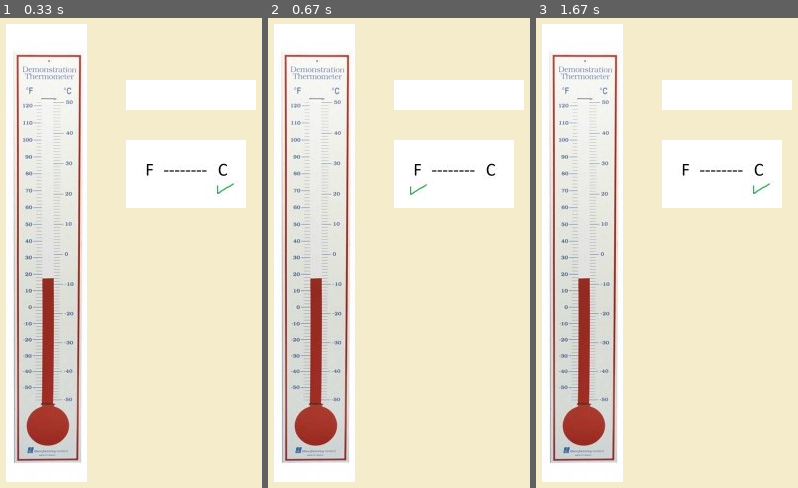
Above: before the commit, frames 1-3 (left to right).
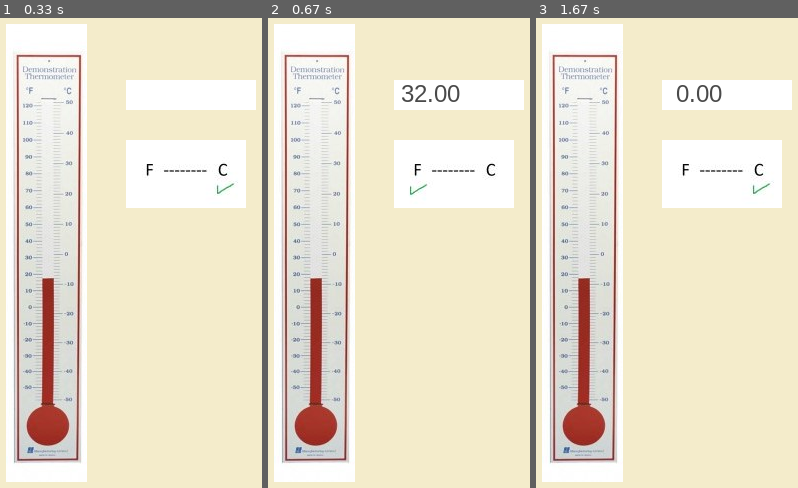
Above: after the commit, the same moments.

Repository: marcosmarkitos/Term-metroPygame
Game: pygame game, started from main.py
Same seed, same stepped clock (60 frames per second), same inputs: the game is played once before the commit and once after it.
Inputs (mouse positions are in pixels of both pictures, inside the frame that each line leads up to):
- Up to frame 1 (0.33 s): no input
- Up to frame 2 (0.67 s): click (383, 267) at 0.38 s
- Up to frame 3 (1.67 s): click (653, 300) at 0.72 s; click (551, 182) at 1.05 s; click (769, 459) at 1.38 s

Frame 1 is identical in both runs. In frame 2, 0.3% of the frame differs, in the area x 51-74%, y 14-18%; in frame 3, 0.3%.

Commit message:
termómetro completo

Diff:
--- a/main.py
+++ b/main.py
@@ -4,6 +4,17 @@
 class Termometro():
     def __init__(self):
         self.custome = pygame.image.load("images/termometro.jpg")
+
+    def convertir(self, grados, toUnidad):
+        resultado = 0
+        if toUnidad == 'F':
+            resultado = grados * 9/5 + 32
+        elif toUnidad == 'C':
+            resultado = (grados - 32) * 5/9
+        else:
+            resultado = grados
+
+        return "{:6.2f}".format(resultado)
 
 class Selector():
     __tipoUnidad = None
@@ -22,18 +33,21 @@
             return self.__customes[1]
 
 
-    def on_event(self, event):
-        if event.type == pygame.MOUSEBUTTONDOWN:
-            if self.__tipoUnidad == 'F':
-                self.__tipoUnidad = 'C'
-            else:
-                self.__tipoUnidad = 'F'
+    def change(self):
+        if self.__tipoUnidad == 'F':
+            self.__tipoUnidad = 'C'
+        else:
+            self.__tipoUnidad = 'F'
+
+    def unidad(self):
+        return self.__tipoUnidad
 
 class NumberInput():
     __value = 0
     __strValue = ""
     __position = [0,0]
     __size = [0,0]
+    __pointsCount = 0
 
     def __init__(self, value=''):
         self.__font = pygame.font.SysFont("Arial", 24)
@@ -41,10 +55,14 @@
 
     def on_event(self, evento):
         if evento.type == KEYDOWN:
-            if evento.unicode.isdigit() and len(self.__strValue)<=10:
+            if evento.unicode.isdigit() and len(self.__strValue)<=10 or (evento.unicode == '.' and self.__pointsCount == 0):
                 self.__strValue += evento.unicode
                 self.value(self.__strValue)
+                if evento.unicode == '.':
+                    self.__pointsCount += 1
             elif evento.key == K_BACKSPACE:
+                if self.__strValue[-1] == '.':
+                    self.__pointsCount -= 1
                 self.__strValue = self.__strValue[:-1]
                 self.value(self.__strValue)
 
@@ -59,14 +77,19 @@
 
     def value(self, val=None):
         if val==None:
-            return self.value
+            return self.__value
         else:
             val = str(val)
             try:
-                self.__value = int (val)
+                self.__value = float (val)
                 self.__strValue = val
+                if '.' in self.__strValue:
+                    self.__pointsCount = 1
+                else:
+                    self.__pointsCount = 0
             except:
                 pass
+
 
     def width(self, val=None):
         if val==None:
@@ -81,7 +104,7 @@
             return self.__size[1]
         else:
             try:
-                self.__size[1] = int(val)
+                self.__size[1] = int (val)
             except:
                 pass
     def size(self, val=None):
@@ -146,8 +169,13 @@
                     self.__on_close()
 
                 self.entrada.on_event(event)
-                self.selector.on_event(event)
 
+                if event.type == pygame.MOUSEBUTTONDOWN:
+                    self.selector.change()
+                    grados = self.entrada.value()
+                    nuevaUnidad = self.selector.unidad()
+                    temperatura = self.termometro.convertir(grados, nuevaUnidad)
+                    self.entrada.value(temperatura)
             #pintamos el termómetro
             self.__screen.blit(self.termometro.custome, (50,34))
 
